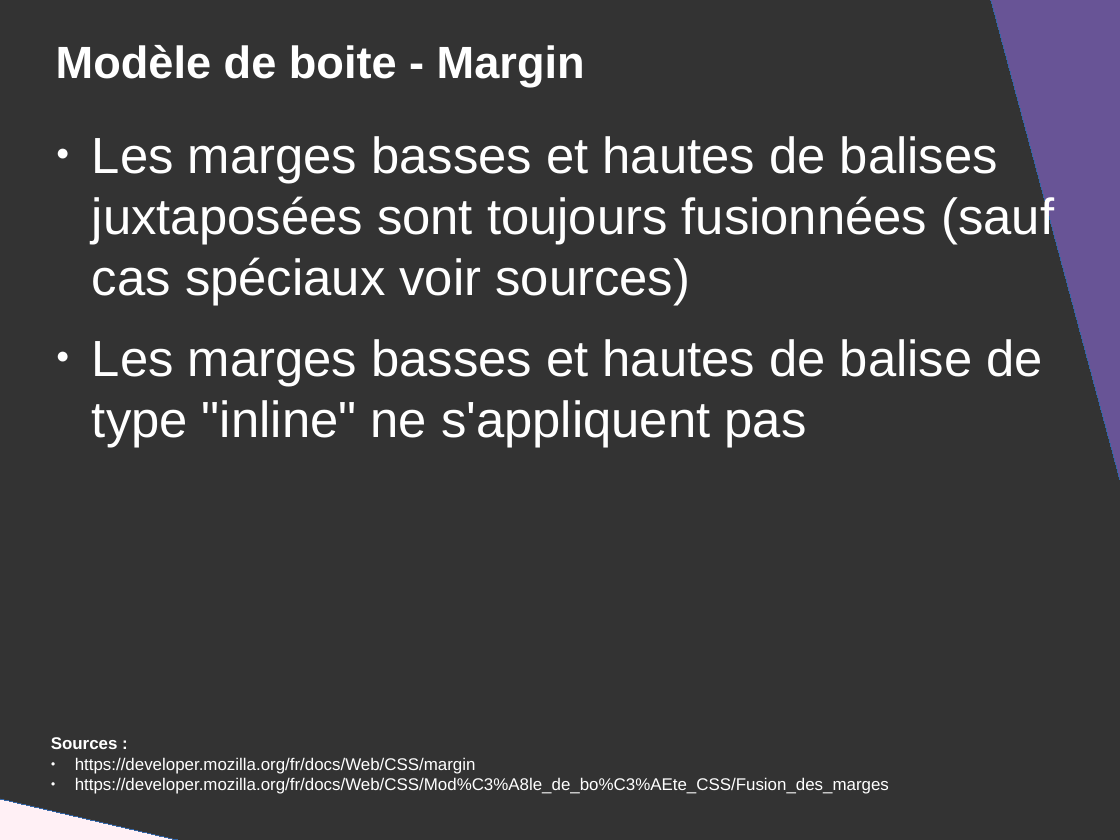
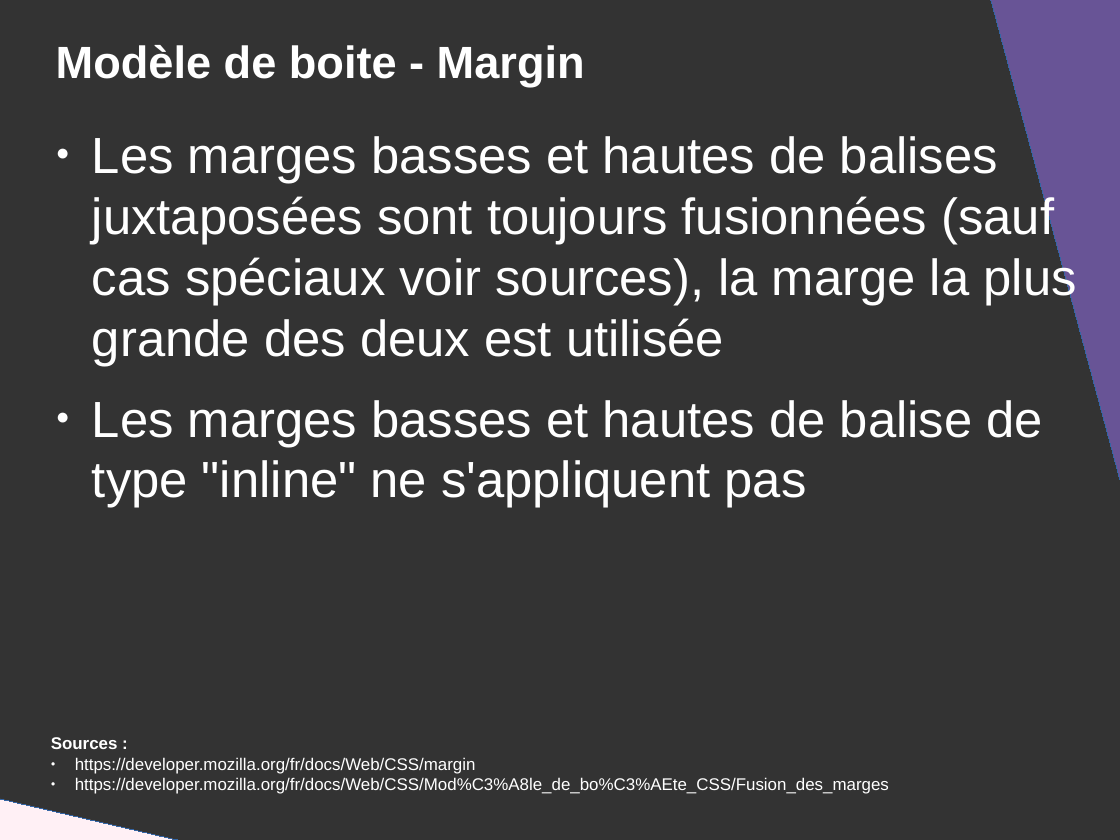
Before and after one commit to DanYellow/presentations, a slide deck: slide 35 of mmi/html/travaux-pratiques/numero-2/presentation.odp. Drawn at 1120x840 pixels with LibreOffice and Linux fonts; fonts in the diff are those of the drawing. Boxes give left, top, right and bottom in pixels: in the first picture for what was removed or moved away, otherwise in the second. Text is boxed around its words. In the diff, an @@ line names an element or a change of style, - is before the commit and + after.

Commit message:
update

```diff
--- a/mmi/html/travaux-pratiques/numero-2/presentation.odp
+++ b/mmi/html/travaux-pratiques/numero-2/presentation.odp
@@ text at [92,136,1077,366]: text changed @@
-● Les marges basses et hautes de balises juxtaposées sont toujours fusionnées (sauf cas spéciaux voir sources)
+● Les marges basses et hautes de balises juxtaposées sont toujours fusionnées (sauf cas spéciaux voir sources), la marge la plus grande des deux est utilisée
```
Also in this commit, not shown: 2 other slides changed, 7 slides added, 1 slide removed.
